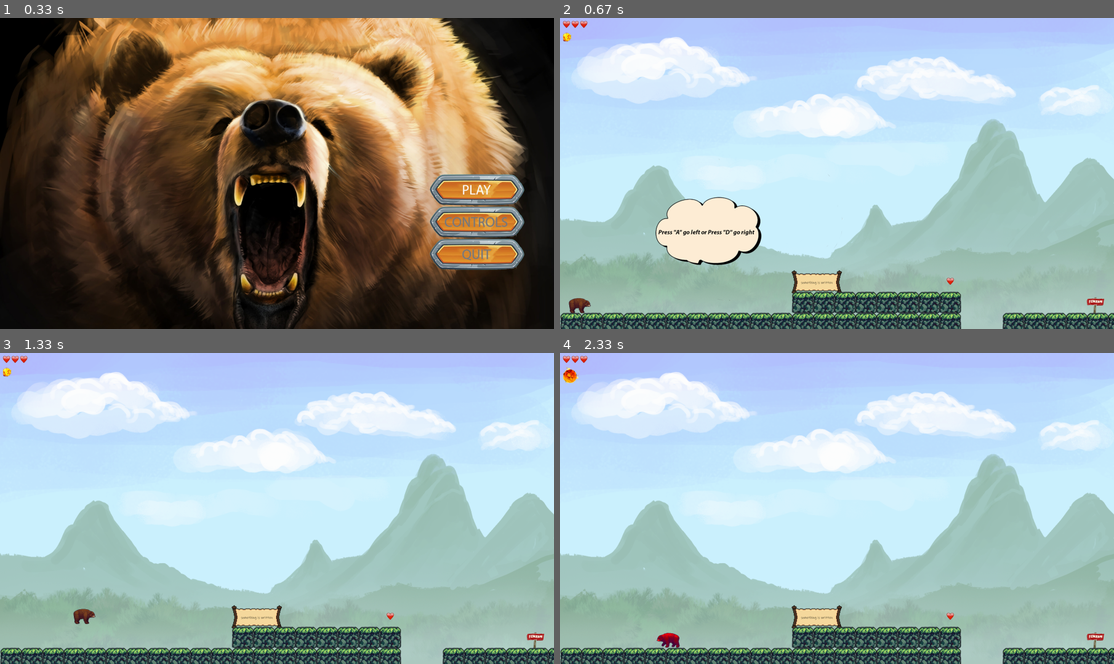
Above: before the commit, frames 1-4 (two rows, left to right).
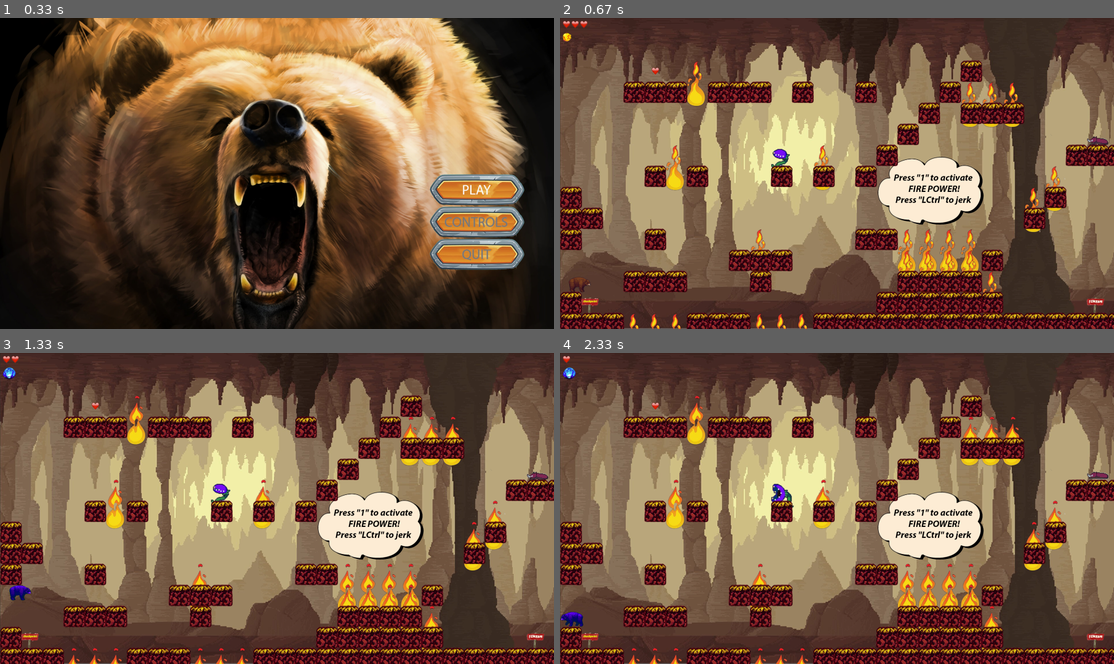
Above: after the commit, the same moments.

Repository: IharKapura/game_pygame
Game: pygame game, started from main.py
Two runs of this game, one before a commit and one after it. Both use one fixed random seed, a clock stepped at 60 frames per second and the inputs below.
Inputs:
- Up to frame 1 (0.33 s): no input
- Up to frame 2 (0.67 s): tap Enter at 0.33 s
- Up to frame 3 (1.33 s): hold 2 0.67-1.13 s; hold Right 0.67-1.13 s; tap Space at 1.17 s
- Up to frame 4 (2.33 s): hold Right 1.5-1.97 s; tap 1 at 1.65 s; hold Left from 2 s (still down); tap 2 at 2.15 s

Frame 1 is identical in both runs. In frame 2, 100% of the frame differs, in the area x 0-100%, y 0-100%; in frame 3, 100%; in frame 4, 100%.

Commit message:
frozen power

Diff:
--- a/bad_cube.py
+++ b/bad_cube.py
@@ -14,6 +14,10 @@
 		self.anim_count = False
 		self.tick = 0
 
+	#обновление кубов
+	def update(self):
+		self.anim_cube()
+
 	#Изменение картинки плохих кубов для уровня пещера
 	def change_bad_cube_cave(self):
 		self.image = []
@@ -26,9 +30,17 @@
 			pygame.image.load(Path('images','level2','cube_fire_6.png')).convert_alpha(),
 		]
 
-	#обновление кубов
-	def update(self):
-		self.anim_cube()
+	#Изменение картинки плохих кубов для уровня пещера
+	def change_bad_cube_frozen(self):
+		self.image = []
+		self.image = [
+			pygame.image.load(Path('images','level3','frozen_spike_1.png')).convert_alpha(),
+			pygame.image.load(Path('images','level3','frozen_spike_2.png')).convert_alpha(),
+			pygame.image.load(Path('images','level3','frozen_spike_3.png')).convert_alpha(),
+			pygame.image.load(Path('images','level3','frozen_spike_4.png')).convert_alpha(),
+			pygame.image.load(Path('images','level3','frozen_spike_5.png')).convert_alpha(),
+			pygame.image.load(Path('images','level3','frozen_spike_6.png')).convert_alpha(),
+		]
 
 	#Анимация для плохих кубов
 	def anim_cube(self):
--- a/bg.py
+++ b/bg.py
@@ -15,6 +15,7 @@
         self.live = pygame.image.load(Path('images','player','lives.png')).convert_alpha()
         self.power = pygame.image.load(Path("images","player_fight","bear_a_ball.png")).convert_alpha()
         self.fire_power = pygame.image.load(Path("images","player_fight","fire_bear_ball.png")).convert_alpha()
+        self.frozen_power = pygame.image.load(Path("images","player_fight","frozen_bear_ball.png")).convert_alpha()
         #Текст
         self.text_run = pygame.image.load(Path('images','bg','text_run.png')).convert_alpha()
         self.text_jump = pygame.image.load(Path('images','bg','text_jump.png')).convert_alpha()
@@ -61,11 +62,17 @@
             self.screen.blit(self.live, (40,10))
         elif player.player_lives == 1:
             self.screen.blit(self.live, (10,10))
-        if player.player_get_power and not player.player_fire_power:
+        if player.player_get_power and not player.player_fire_power and not player.player_frozen_power:
             self.screen.blit(self.power, (10, 50))
-        if player.player_fire_power:
+        if player.player_fire_power and not player.player_frozen_power:
             self.screen.blit(self.fire_power, (10, 50))
+        if player.player_frozen_power and not player.player_fire_power:
+            self.screen.blit(self.frozen_power, (10, 50))
 
     #Изменение фона на уровень пещера
     def change_bg_cave(self):
         self.bg1 = pygame.image.load(Path('images','bg','cave_level.jpg')).convert_alpha()
+
+    #Изменение фона на уровень ледяной
+    def change_bg_frozen(self):
+        self.bg1 = pygame.image.load(Path('images','bg','frozen_level.jpg')).convert_alpha()
--- a/controls.py
+++ b/controls.py
@@ -3,7 +3,7 @@
 from pathlib import Path
 
 #Отслеживание событий
-def events(player,bullet, level, bg, cube_power, cube, bad_cube, menu, sounds):
+def events(screen, player, bullet, level, bg, cube_power, cube, bad_cube, menu, sounds):
 
     #Оброботка событий
     for event in pygame.event.get():
@@ -31,13 +31,15 @@
             if event.key == pygame.K_d or event.key == pygame.K_RIGHT:
                 player.right()
             #Рывок
-            if event.key == pygame.K_LCTRL:
+            if event.key == pygame.K_LCTRL and player.player_fire_power:
                 sounds.jerk_fire()
                 player.jerk_can = True
             #Прыжок
             if event.key == pygame.K_SPACE:
                 sounds.sound_jump()
                 player.jump(level)
+                if player.player_frozen_power:
+                    cube_power.jump = True
             #Атака
             if event.key == pygame.K_e and player.player_get_power:
                 sounds.sound_shot()
@@ -49,10 +51,13 @@
             if event.key == pygame.K_1 and player.player_get_fire:
                 sounds.set_fire_power()
                 player.player_fire_power = True
+                player.player_frozen_power = False
                 player.player_fire(bullet)
-                if not player.lookright:
-                    player.flip()
-                    player.lookright = True
+            if event.key == pygame.K_2 and player.player_get_frozen:
+                sounds.set_fire_power()
+                player.player_fire_power = False
+                player.player_frozen_power = True
+                player.player_frozen(bullet)
             #Рестарт c последнего чекпоинта
             if event.key == pygame.K_r and player.player_gameover == True:
                 player.player_gameover = False
@@ -75,12 +80,18 @@
                     level.level_number = 8
                     level.level2_0(bg, cube, bad_cube)
                     bg.bg1 = pygame.image.load(Path('images','bg','cave_level.jpg')).convert_alpha()
-                elif 10 <= level.level_number:
+                elif 10 <= level.level_number < 14:
                     level.platforms = []
                     level.bad_platforms = []
                     level.level_number = 10
                     level.level2_2()
                     bg.bg1 = pygame.image.load(Path('images','bg','cave_level.jpg')).convert_alpha()
+                elif 14 <= level.level_number:
+                    level.platforms = []
+                    level.bad_platforms = []
+                    level.level_number = 14
+                    level.level2_6(bg, cube)
+                    bg.bg1 = pygame.image.load(Path('images','bg','frozen_level.jpg.jpg')).convert_alpha()
             #Переход на следующий уровень
             if event.key == pygame.K_r and player.player_gamewin == True:
                 player.player_gamewin = False
@@ -112,18 +123,27 @@
                     level.level2_4()
                 elif level.level_number == 13:
                     level.level2_5()
+                elif level.level_number == 14:
+                    level.level2_6(bg, cube, bad_cube)
+                elif level.level_number == 15:
+                    level.level2_7(cube_power)
                 player.rect.centerx = player.screen_rect.centerx - 900
                 player.rect.centery = player.screen_rect.centery + 450
                 if level.level_number < 8:
                     bg.bg1 = pygame.image.load(Path('images','bg','forest_bg.png')).convert_alpha()
-                elif level.level_number >= 8:
+                elif 14 > level.level_number >= 8:
                     bg.bg1 = pygame.image.load(Path('images','bg','cave_level.jpg')).convert_alpha()
+                elif level.level_number >= 14:
+                    bg.bg1 = pygame.image.load(Path('images','bg','frozen_level.jpg')).convert_alpha()
         if event.type == pygame.KEYUP:
             #Бег
             if event.key == pygame.K_a and player.change_x < 0 or event.key == pygame.K_LEFT and player.change_x < 0:
                 player.stop()
             if event.key == pygame.K_d and player.change_x > 0 or event.key == pygame.K_RIGHT and player.change_x > 0:
                 player.stop()
+            if event.key == pygame.K_SPACE:
+                if player.player_frozen_power:
+                    cube_power.jump = False
             #Рывок
             if event.key == pygame.K_LCTRL:
                 player.jerk_can = False
@@ -141,7 +161,7 @@
             enemies.update()
             enemies_scorp.update()
             enemies_bug.update()
-            cube_power.update()
+            cube_power.update(screen, player)
             bad_cube.update()
             level.update(screen, cube, bad_cube, cube_power, enemies, enemies_scorp, enemies_bug, finish, lives, tablet)
             player.draw_player()
@@ -152,6 +172,6 @@
             elif player.player_gamewin:
                 bg.bg1 = pygame.image.load(Path('images','gamewin.png')).convert_alpha()
                 bg.update_bg(player, level)
-            if level.level_number == 0:
-                level.level1_1()
+            if level.level_number == 8:
+                level.level2_0(bg, cube, bad_cube)
                 level.level_number += 1
--- a/cube.py
+++ b/cube.py
@@ -15,3 +15,7 @@
 	# Изменения картинки куба для уровня пещера
 	def change_cube_cave(self):
 		self.image = pygame.image.load(Path('images','level2','cube_cave.png'))
+
+	# Изменения картинки куба для ледянного уровня
+	def change_cube_frozen(self):
+		self.image = pygame.image.load(Path('images','level3','frozen_cube.png'))
--- a/cube_power.py
+++ b/cube_power.py
@@ -20,14 +20,26 @@
 			pygame.image.load(Path('images','bg','power_ball_9.png')).convert_alpha(),
 			pygame.image.load(Path('images','bg','power_ball_10.png')).convert_alpha(),
 		]
+		self.frozen_jump = pygame.image.load(Path("images", "player", "Frozen_bear", "jump_frozen.png")).convert_alpha()
 		self.rect = pygame.Rect(x, y, 284, 286)
+		self.jump = False
 		self.fire = False
+		self.frozen = False
 		self.anim_count = False
 		self.tick = 0
 
+
 	#Обновление куба силы
-	def update(self):
+	def update(self, screen, player):
 		self.anim_cube()
+		self.draw_jump(screen, player)
+
+	def draw_jump(self,screen, player):
+		if self.jump and player.lookright:
+			screen.blit(self.frozen_jump, (player.rect.centerx - 45, player.rect.centery + 5))
+		if self.jump and not player.lookright:
+			screen.blit(self.frozen_jump, (player.rect.centerx - 25, player.rect.centery + 5))
+
 
 	#Анимация силы
 	def anim_cube(self):
@@ -102,3 +114,35 @@
 			pygame.image.load(Path('images','bg','power_fire_9.png')).convert_alpha(),
 			pygame.image.load(Path('images','bg','power_fire_10.png')).convert_alpha(),
 		]
+
+		#Изменение куба силы на куб с силой льда
+	def change_frozen_powerball(self):
+		self.frozen = True
+		self.image = [
+			pygame.image.load(Path('images','bg','power_frozen_ball_1.png')).convert_alpha(),
+			pygame.image.load(Path('images','bg','power_frozen_ball_2.png')).convert_alpha(),
+			pygame.image.load(Path('images','bg','power_frozen_ball_3.png')).convert_alpha(),
+			pygame.image.load(Path('images','bg','power_frozen_ball_4.png')).convert_alpha(),
+			pygame.image.load(Path('images','bg','power_frozen_ball_5.png')).convert_alpha(),
+			pygame.image.load(Path('images','bg','power_frozen_ball_6.png')).convert_alpha(),
+			pygame.image.load(Path('images','bg','power_frozen_ball_7.png')).convert_alpha(),
+			pygame.image.load(Path('images','bg','power_frozen_ball_8.png')).convert_alpha(),
+			pygame.image.load(Path('images','bg','power_frozen_ball_9.png')).convert_alpha(),
+			pygame.image.load(Path('images','bg','power_frozen_ball_10.png')).convert_alpha(),
+		]
+
+	#Изменение куба силы на куб с силой без огня
+	def change_frozen_power(self):
+		self.frozen = False
+		self.image = [
+			pygame.image.load(Path('images','bg','power_frozen_1.png')).convert_alpha(),
+			pygame.image.load(Path('images','bg','power_frozen_2.png')).convert_alpha(),
+			pygame.image.load(Path('images','bg','power_frozen_3.png')).convert_alpha(),
+			pygame.image.load(Path('images','bg','power_frozen_4.png')).convert_alpha(),
+			pygame.image.load(Path('images','bg','power_frozen_5.png')).convert_alpha(),
+			pygame.image.load(Path('images','bg','power_frozen_6.png')).convert_alpha(),
+			pygame.image.load(Path('images','bg','power_frozen_7.png')).convert_alpha(),
+			pygame.image.load(Path('images','bg','power_frozen_8.png')).convert_alpha(),
+			pygame.image.load(Path('images','bg','power_frozen_9.png')).convert_alpha(),
+			pygame.image.load(Path('images','bg','power_frozen_10.png')).convert_alpha(),
+		]
--- a/level.py
+++ b/level.py
@@ -47,7 +47,7 @@
 		self.lives = []
 		self.tablets = []
 		#Номер уровня
-		self.level_number = 0
+		self.level_number = 8
 
 	# Обновление уровня
 	def update(self, screen, cube, bad_cube, cube_power, enemies, enemies_scorp, enemies_bug, finish, lives, tablet):
@@ -401,7 +401,6 @@
 			]
 		self.object_rect()
 
-
 #Уровень 2_5(13)
 	def level2_5(self):
 		self.level = [
@@ -422,3 +421,49 @@
 				"oooooooooooooooo^^o^^^^ooooo"
 			]
 		self.object_rect()
+
+#Уровень 2_6(14)
+	def level2_6(self, bg, cube, bad_cube):
+		self.level = [
+				"              oooooooo      ",
+				"                  ooo    F  ",
+				"                   o     ooo",
+				"                        oooo",
+				"                     ooooooo",
+				"        T           oooooooo",
+				"     ooooooooo     ooooooooo",
+				"o                           ",
+				"   oo                       ",
+				"       oo ^^^^ oooooo       ",
+				"         oooooo          ooo",
+				"          oooo        oH    ",
+				"                  o    oo^^^",
+				"       ^^     oo       ooooo",
+				"oooooooooooooooo^^o^^^^ooooo"
+			]
+		bg.change_bg_frozen()
+		cube.change_cube_frozen()
+		bad_cube.change_bad_cube_frozen()
+		self.object_rect()
+
+	#Уровень 2_7(15)
+	def level2_7(self, cube_power):
+		self.level = [
+				"                            ",
+				"                            ",
+				"                            ",
+				"                            ",
+				"                            ",
+				"                            ",
+				"                            ",
+				"                            ",
+				"        *                   ",
+				"                            ",
+				"     T                      ",
+				"     ooooo                  ",
+				"    oooooo^^^^^oo           ",
+				"   oooooooooooooo        F  ",
+				"ooooooooooooooooo^^^^^^^ooooo"
+			]
+		cube_power.change_frozen_powerball()
+		self.object_rect()
--- a/main.py
+++ b/main.py
@@ -48,7 +48,7 @@
 
 
     while True:
-        controls.events(player, bullet, level, bg, cube_power, cube, bad_cube, menu, sounds)
+        controls.events(screen, player, bullet, level, bg, cube_power, cube, bad_cube, menu, sounds)
         controls.update(screen, bg, player, enemies, bullet, level, cube, bad_cube, cube_power, enemies_scorp, enemies_bug, finish, lives, menu, sounds, tablet)
         clock.tick(FPS)
         pygame.display.update()
--- a/player.py
+++ b/player.py
@@ -41,6 +41,8 @@
         self.player_get_power = True
         self.player_get_fire = True
         self.player_fire_power = False
+        self.player_get_frozen = True
+        self.player_frozen_power = False
         #Переменные для прыжка
         self.is_jump = False
         self.jump_count = 7
@@ -109,6 +111,9 @@
 
     #Картинки для силы огня
     def player_fire(self, bullet):
+        if not self.lookright:
+            self.flip()
+            self.lookright = True
         self.image = pygame.image.load(Path("images","player", "Fire_bear", "fire_player.png")).convert_alpha()
         bullet.image = pygame.image.load(Path("images","player_fight","fire_bear_ball.png")).convert_alpha()
         self.walk_left = [
@@ -143,6 +148,47 @@
             pygame.image.load(Path("images","player", "Fire_bear", "fire_fight_r_5.png")).convert_alpha(),
             pygame.image.load(Path("images","player", "Fire_bear", "fire_fight_r_6.png")).convert_alpha(),
         ]
+
+    #Картинки для силы льда
+    def player_frozen(self, bullet):
+        if not self.lookright:
+            self.flip()
+            self.lookright = True
+        self.image = pygame.image.load(Path("images","player", "frozen_bear", "frozen_player.png")).convert_alpha()
+        bullet.image = pygame.image.load(Path("images","player_fight","frozen_bear_ball.png")).convert_alpha()
+        self.walk_left = [
+            pygame.image.load(Path("images","player", "frozen_bear", "frozen_br_m_l_1.png")).convert_alpha(),
+            pygame.image.load(Path("images","player", "frozen_bear", "frozen_br_m_l_2.png")).convert_alpha(),
+            pygame.image.load(Path("images","player", "frozen_bear", "frozen_br_m_l_3.png")).convert_alpha(),
+            pygame.image.load(Path("images","player", "frozen_bear", "frozen_br_m_l_4.png")).convert_alpha(),
+            pygame.image.load(Path("images","player", "frozen_bear", "frozen_br_m_l_5.png")).convert_alpha(),
+            pygame.image.load(Path("images","player", "frozen_bear", "frozen_br_m_l_6.png")).convert_alpha(),
+        ]
+        self.walk_right = [
+            pygame.image.load(Path("images","player", "frozen_bear", "frozen_br_m_r_1.png")).convert_alpha(),
+            pygame.image.load(Path("images","player", "frozen_bear", "frozen_br_m_r_2.png")).convert_alpha(),
+            pygame.image.load(Path("images","player", "frozen_bear", "frozen_br_m_r_3.png")).convert_alpha(),
+            pygame.image.load(Path("images","player", "frozen_bear", "frozen_br_m_r_4.png")).convert_alpha(),
+            pygame.image.load(Path("images","player", "frozen_bear", "frozen_br_m_r_5.png")).convert_alpha(),
+            pygame.image.load(Path("images","player", "frozen_bear", "frozen_br_m_r_6.png")).convert_alpha(),
+        ]
+        self.fight_left = [
+            pygame.image.load(Path("images","player", "frozen_bear", "frozen_fight_l_1.png")).convert_alpha(),
+            pygame.image.load(Path("images","player", "frozen_bear", "frozen_fight_l_2.png")).convert_alpha(),
+            pygame.image.load(Path("images","player", "frozen_bear", "frozen_fight_l_3.png")).convert_alpha(),
+            pygame.image.load(Path("images","player", "frozen_bear", "frozen_fight_l_4.png")).convert_alpha(),
+            pygame.image.load(Path("images","player", "frozen_bear", "frozen_fight_l_5.png")).convert_alpha(),
+            pygame.image.load(Path("images","player", "frozen_bear", "frozen_fight_l_6.png")).convert_alpha(),
+        ]
+        self.fight_right = [
+            pygame.image.load(Path("images","player", "frozen_bear", "frozen_fight_r_1.png")).convert_alpha(),
+            pygame.image.load(Path("images","player", "frozen_bear", "frozen_fight_r_2.png")).convert_alpha(),
+            pygame.image.load(Path("images","player", "frozen_bear", "frozen_fight_r_3.png")).convert_alpha(),
+            pygame.image.load(Path("images","player", "frozen_bear", "frozen_fight_r_4.png")).convert_alpha(),
+            pygame.image.load(Path("images","player", "frozen_bear", "frozen_fight_r_5.png")).convert_alpha(),
+            pygame.image.load(Path("images","player", "frozen_bear", "frozen_fight_r_6.png")).convert_alpha(),
+        ]
+
     #Получение урона
     def taking_damage(self):
         self.player_lives -= 1
@@ -192,6 +238,10 @@
                 sounds.get_fire()
                 self.player_get_fire = True
                 cube_power.change_fire_power()
+            elif self.rect.colliderect(power.rect) and cube_power.frozen:
+                sounds.get_fire()
+                self.player_get_frozen = True
+                cube_power.change_frozen_power()
 
     #Столкновение с врагами
     def collision_enemies(self, level, sounds):
@@ -266,7 +316,10 @@
         self.rect.y -= 10
 		# Если все в порядке, прыгаем вверх
         if len(platform_hit_list) > 0 or self.rect.bottom >= coor_screen_dawn:
-            self.change_y = -15
+            if not self.player_frozen_power:
+                self.change_y = -13
+            elif self.player_frozen_power:
+                self.change_y = -20
 
     #Движение влево
     def left(self):
Binary file added: images/bg/frozen_level.jpg
Binary file added: images/bg/power_frozen_1.png
Binary file added: images/bg/power_frozen_10.png
Binary file added: images/bg/power_frozen_2.png
Binary file added: images/bg/power_frozen_3.png
Binary file added: images/bg/power_frozen_4.png
Binary file added: images/bg/power_frozen_5.png
Binary file added: images/bg/power_frozen_6.png
Binary file added: images/bg/power_frozen_7.png
Binary file added: images/bg/power_frozen_8.png
Binary file added: images/bg/power_frozen_9.png
Binary file added: images/bg/power_frozen_ball_1.png
(and 44 more such lines)
